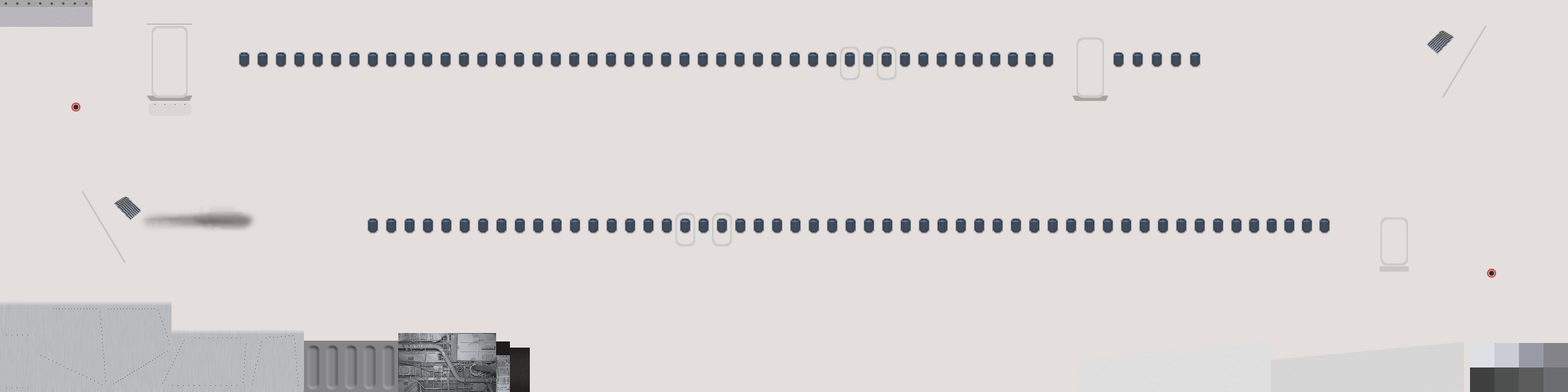
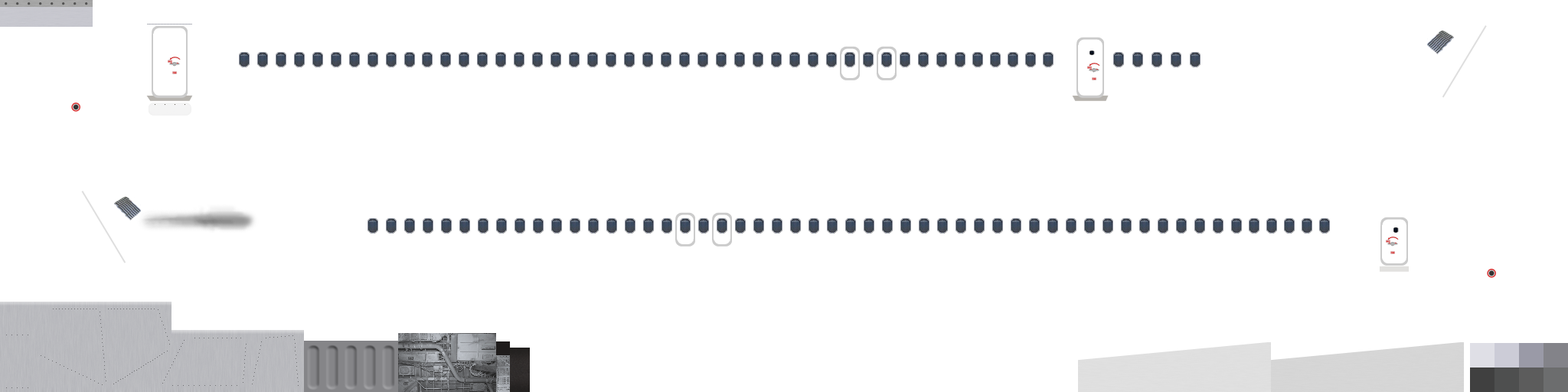
Layers edited between the first and the second w=1568, h=392 image:
added layer "Handles #2" in group "Door FR" over [1381, 226, 1404, 259]
added layer "Handles #1" in group "Door Aft L" over [1082, 48, 1103, 91]
added layer "Handles" in group "Door FL" over [162, 52, 187, 91]
removed layer "Shape 6 copy 2" (1st of 2, in "static ports") from group "static ports" over [1488, 270, 1495, 277]
removed layer "Shape 6 copy" (1st of 2, in "static ports") from group "static ports" over [1487, 269, 1496, 278]
removed layer "Shape 6" (1st of 2, in "static ports") from group "static ports" over [1486, 268, 1497, 278]
added layer "Shape 6 copy 2 #1" in group "static ports" over [1488, 270, 1495, 277]
added layer "Shape 6 copy #1" in group "static ports" over [1487, 269, 1496, 278]
added layer "Shape 6 #1" in group "static ports" over [1486, 268, 1497, 278]
painted on "Background" over [0, 0, 1568, 392]
